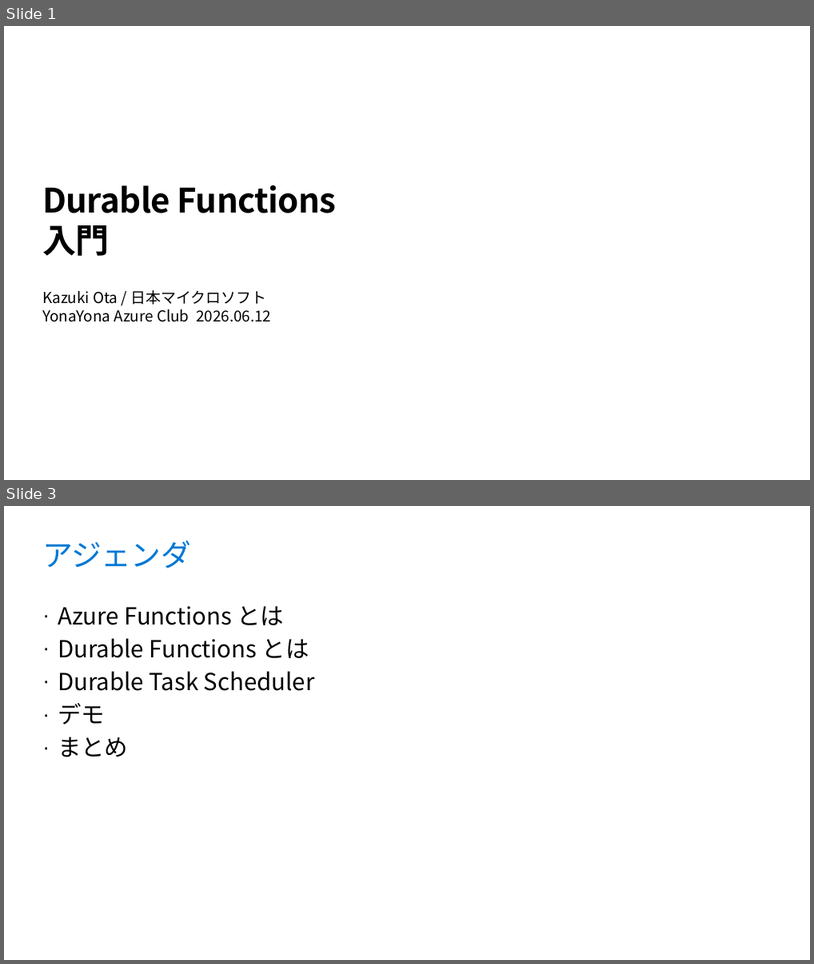
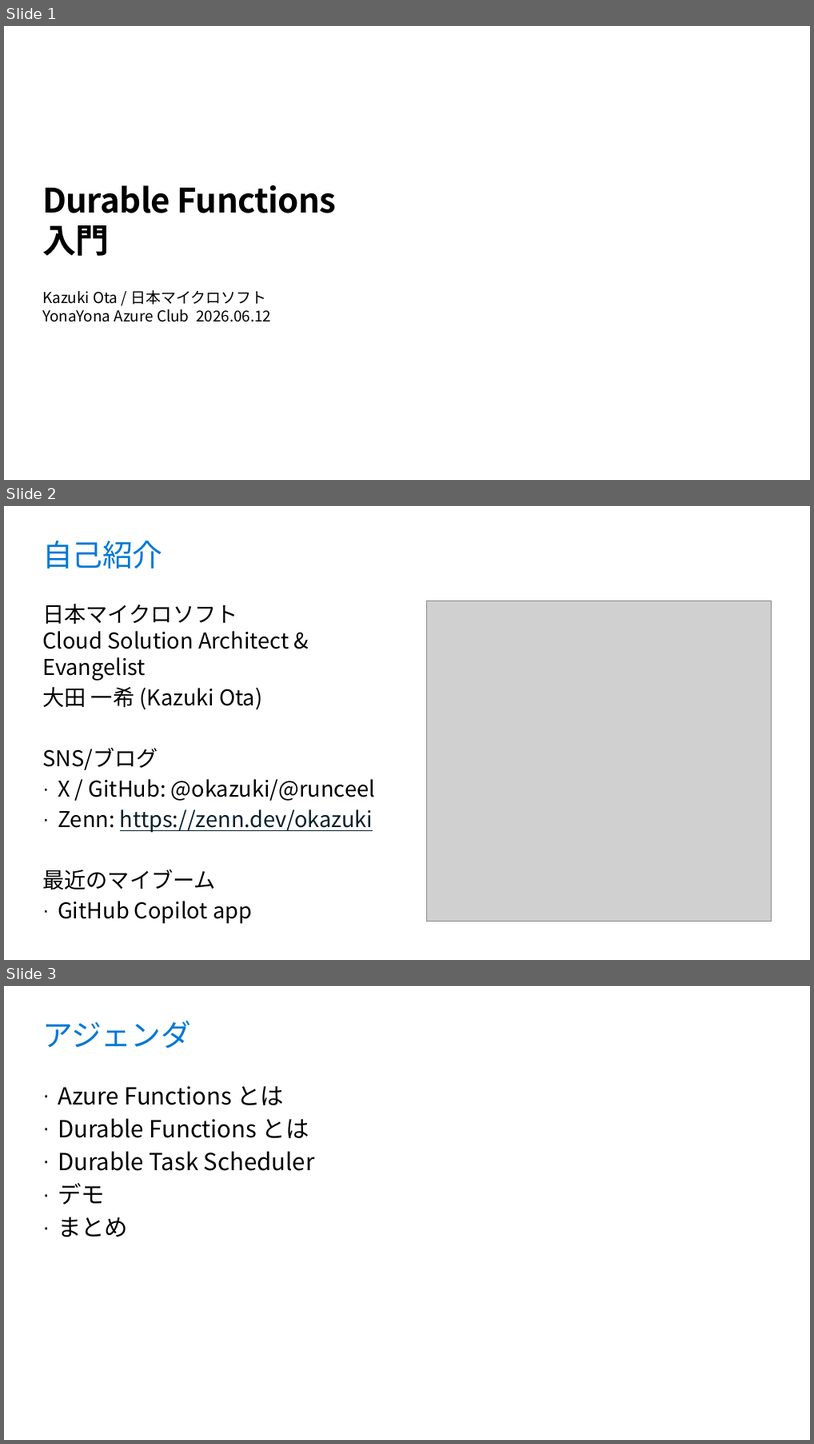
Before and after one commit to runceel/yonayona-durable, a slide deck: slides/slides.pptx. Shown one above the other, each under a label of ours: slides 1 and 3 before the commit, slides 1, 2 and 3 after it; the slides between them are not shown. The pictures are 814x964 and 814x1444 pixels, drawn with LibreOffice and Linux fonts; fonts in the diff are those of the drawing; grey boxes stand for pictures; background and template pictures are left out. Boxes give left, top, right and bottom in pixels: in the first picture for what was removed or moved away, otherwise in the second. Text is boxed around its words. In the diff, an @@ line names an element or a change of style, - is before the commit and + after.

```diff
--- a/slides/slides.pptx
+++ b/slides/slides.pptx
@@ slide 2 added at <box>4,506,810,960</box>, background #FFFFFF @@
@@ title added at <box>43,540,163,568</box>, 36 pt, text #0078D4 @@
+自己紹介
@@ picture added at <box>427,601,772,921</box> @@
@@ text added at <box>42,604,375,924</box>, 25.9 pt, text #000000 @@
+日本マイクロソフト
+Cloud Solution Architect & Evangelist
+大田 一希 (Kazuki Ota)
+SNS/ブログ
+· X / GitHub: @okazuki/@runceel
+· Zenn: https://zenn.dev/okazuki
+最近のマイブーム
+· GitHub Copilot app
```
Also in this commit, not shown: 5 slides changed, 1 other slide added, 1 slide removed.
